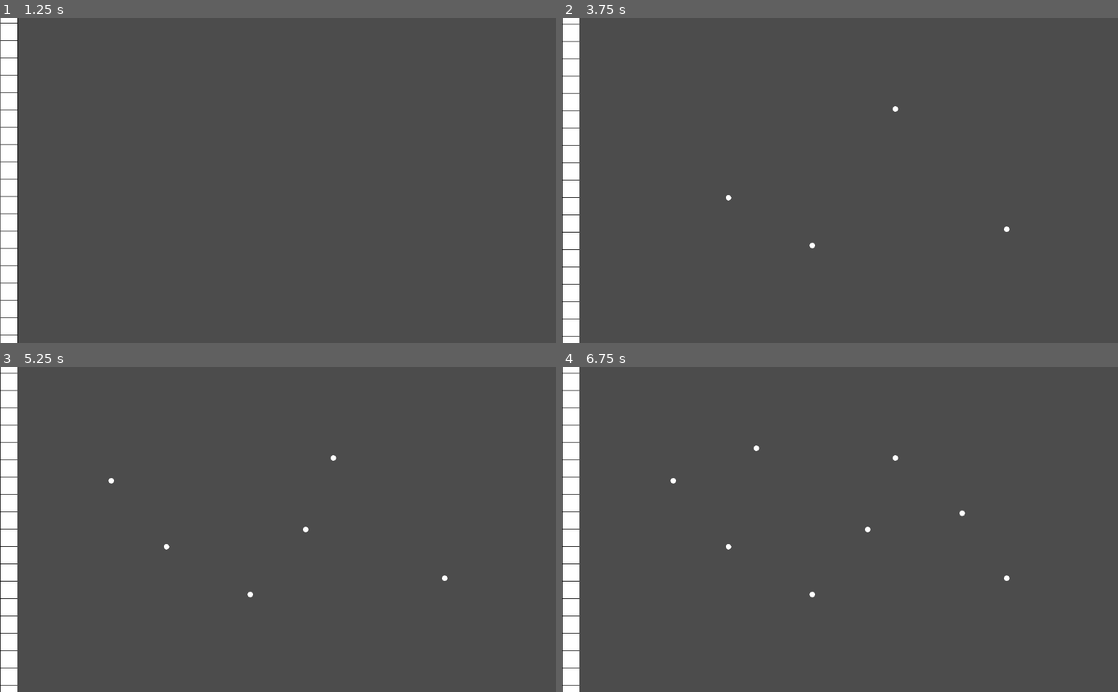
Above: before the commit, frames 1-4 (two rows, left to right).
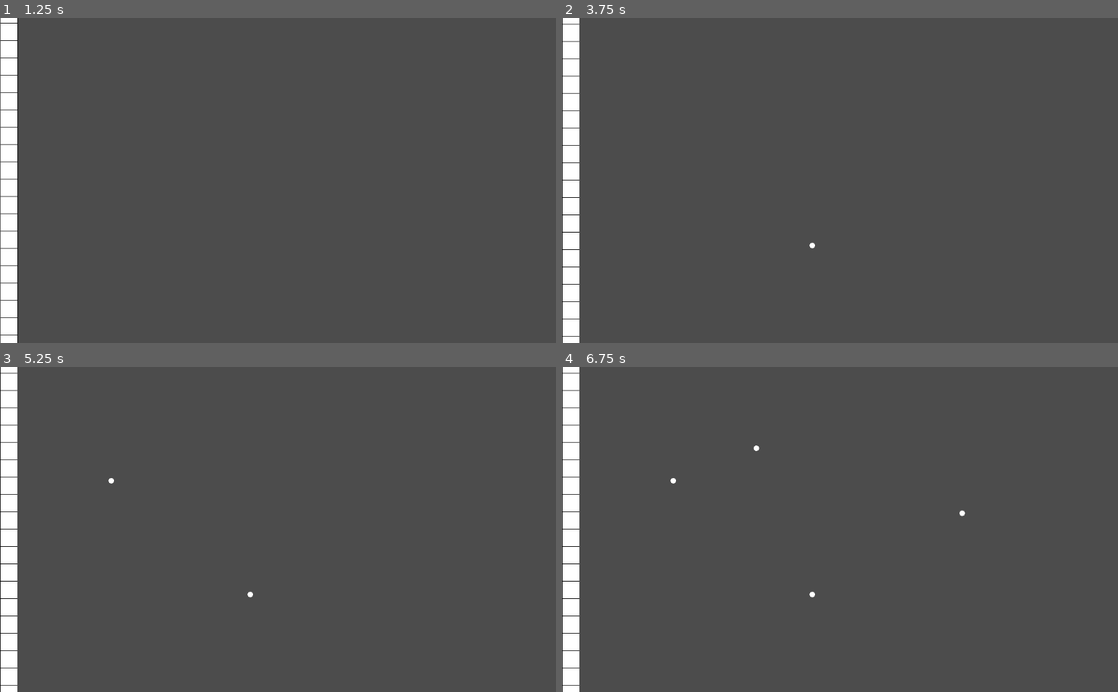
Above: after the commit, the same moments.

Repository: yuval-herman/ragdoll-game
Game: Godot game, scene res://scenes/main.tscn
Same seed, same stepped clock (60 frames per second), same inputs: the game is played once before the commit and once after it.
Inputs (mouse positions are in pixels of both pictures, inside the frame that each line leads up to):
- Up to frame 1 (1.25 s): drag from (166, 320) to (333, 109) at 0.52 s
- Up to frame 2 (3.75 s): drag from (728, 196) to (812, 245) at 1.27 s; tap Enter at 2, 3.5 s; move the mouse to (895, 109) at 2.02 s; hold Mouse wheel up (zoom_in) 2.03-2.75 s; click (895, 109) at 2.17 s; tap 2 (mode pin, bound only after the commit) at 2.3 s; tap Space (ui_select) at 2.75 s; drag from (812, 245) to (895, 109) at 2.77 s; move the mouse to (1006, 229) at 3.52 s; hold 1 (mode drag, bound only after the commit) from 3.53 s (still down); click (1006, 229) at 3.67 s
- Up to frame 3 (5.25 s): tap Space (ui_select) at 3.77, 4.25 s; tap 2 (mode pin, bound only after the commit) at 3.8 s; release 1 (mode drag, bound only after the commit) at 4.25 s; drag from (111, 480) to (250, 594) at 4.27 s; tap Enter at 5 s; move the mouse to (305, 529) at 5.02 s; hold 1 (mode drag, bound only after the commit) from 5.03 s (still down); click (305, 529) at 5.17 s
- Up to frame 4 (6.75 s): tap 2 (mode pin, bound only after the commit) at 5.3 s; release 1 (mode drag, bound only after the commit) at 5.75 s; tap Space (ui_select) at 5.75 s; drag from (756, 448) to (1006, 578) at 5.77 s; move the mouse to (962, 513) at 6.52 s; hold Mouse wheel up (zoom_in) from 6.53 s (still down); click (962, 513) at 6.67 s

Frame 1 is identical in both runs. In frame 2, less than 0.1% of the frame differs, in the area x 29-81%, y 27-66%; in frame 3, less than 0.1%; in frame 4, less than 0.1%.

Commit message:
changed mouse modes algorithem

Diff:
--- a/project.godot
+++ b/project.godot
@@ -42,6 +42,16 @@
 "events": [ Object(InputEventMouseButton,"resource_local_to_scene":false,"resource_name":"","device":0,"alt":false,"shi …(212 unchanged characters)…
  ]
 }
+"mode drag"={
+"deadzone": 0.5,
+"events": [ Object(InputEventKey,"resource_local_to_scene":false,"resource_name":"","device":0,"alt":false,"shift":false,"control":false,"meta":false,"command":false,"pressed":false,"scancode":49,"physical_scancode":0,"unicode":0,"echo":false,"script":null)
+ ]
+}
+"mode pin"={
+"deadzone": 0.5,
+"events": [ Object(InputEventKey,"resource_local_to_scene":false,"resource_name":"","device":0,"alt":false,"shift":false,"control":false,"meta":false,"command":false,"pressed":false,"scancode":50,"physical_scancode":0,"unicode":0,"echo":false,"script":null)
+ ]
+}
 
 [physics]
 
--- a/scripts/main.gd
+++ b/scripts/main.gd
@@ -1,16 +1,21 @@
 extends Node
 var is_slomo = false
-var mouseMode = 1
+enum MouseModes {DRAG, PIN}
+var mouseMode = MouseModes.DRAG
 onready var pin = load("res://scenes/worldPin.tscn")
 
 func _input(event):
 	if event is InputEventMouseButton:
 		if event.button_index == BUTTON_LEFT and event.pressed:
-			if mouseMode == 1:
+			if mouseMode == MouseModes.PIN:
 				var newPin = pin.instance()
 				newPin.global_position = $Camera2D.get_global_mouse_position()
 				add_child(newPin)
 
+	elif event.is_action_pressed("mode drag"):
+		mouseMode = MouseModes.DRAG
+	elif event.is_action_pressed("mode pin"):
+		mouseMode = MouseModes.PIN
 	elif event.is_action_pressed("ui_select"):
 		if is_slomo:
 			Engine.time_scale = 1
